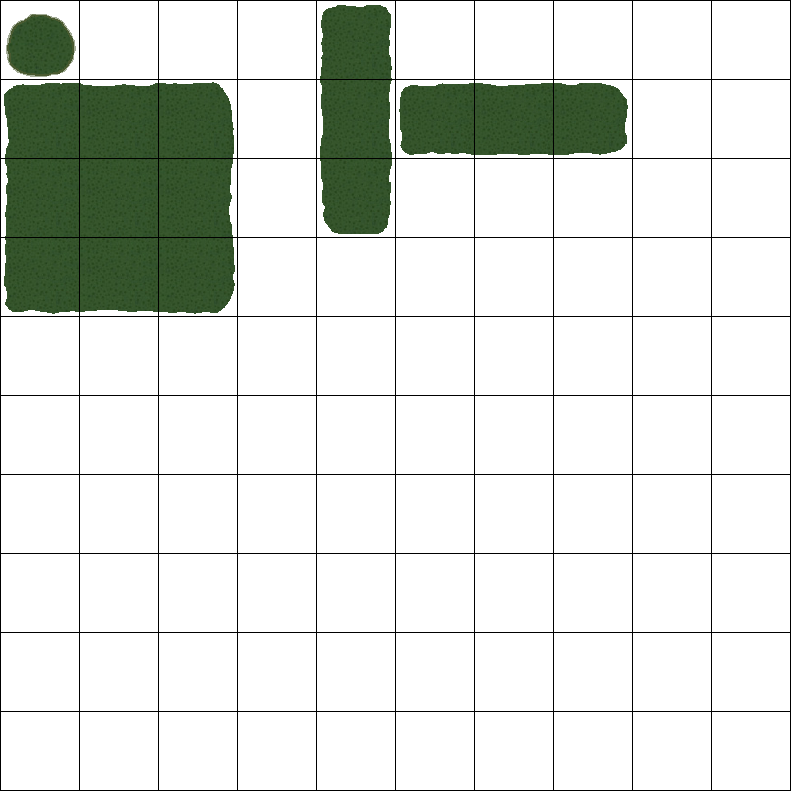
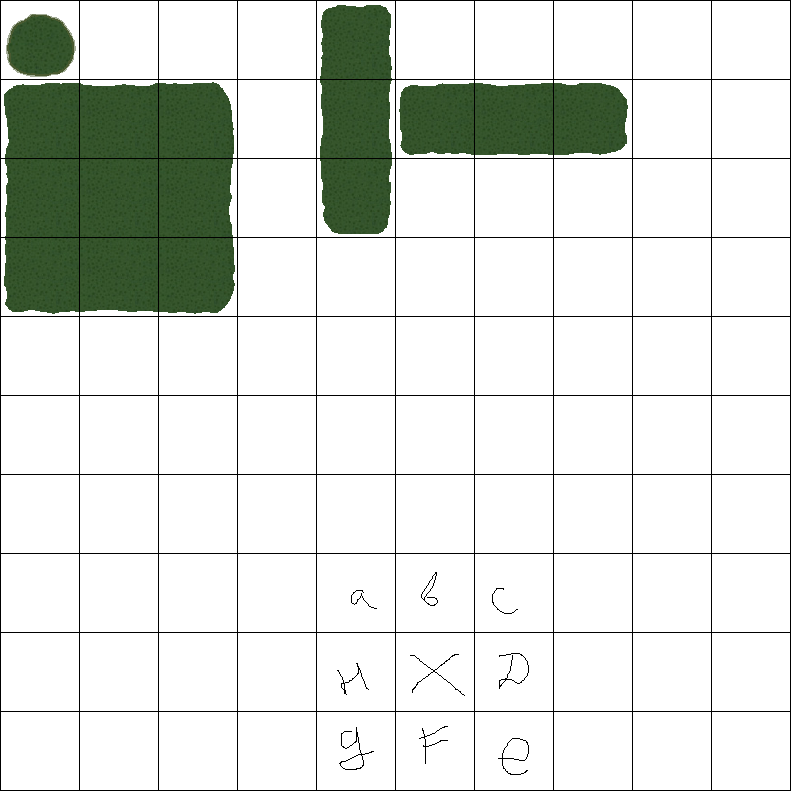
The second 791px x 791px image is a revision of the first. Changes to its layers:
painted on "Layer 10" over [337, 572, 529, 775]
